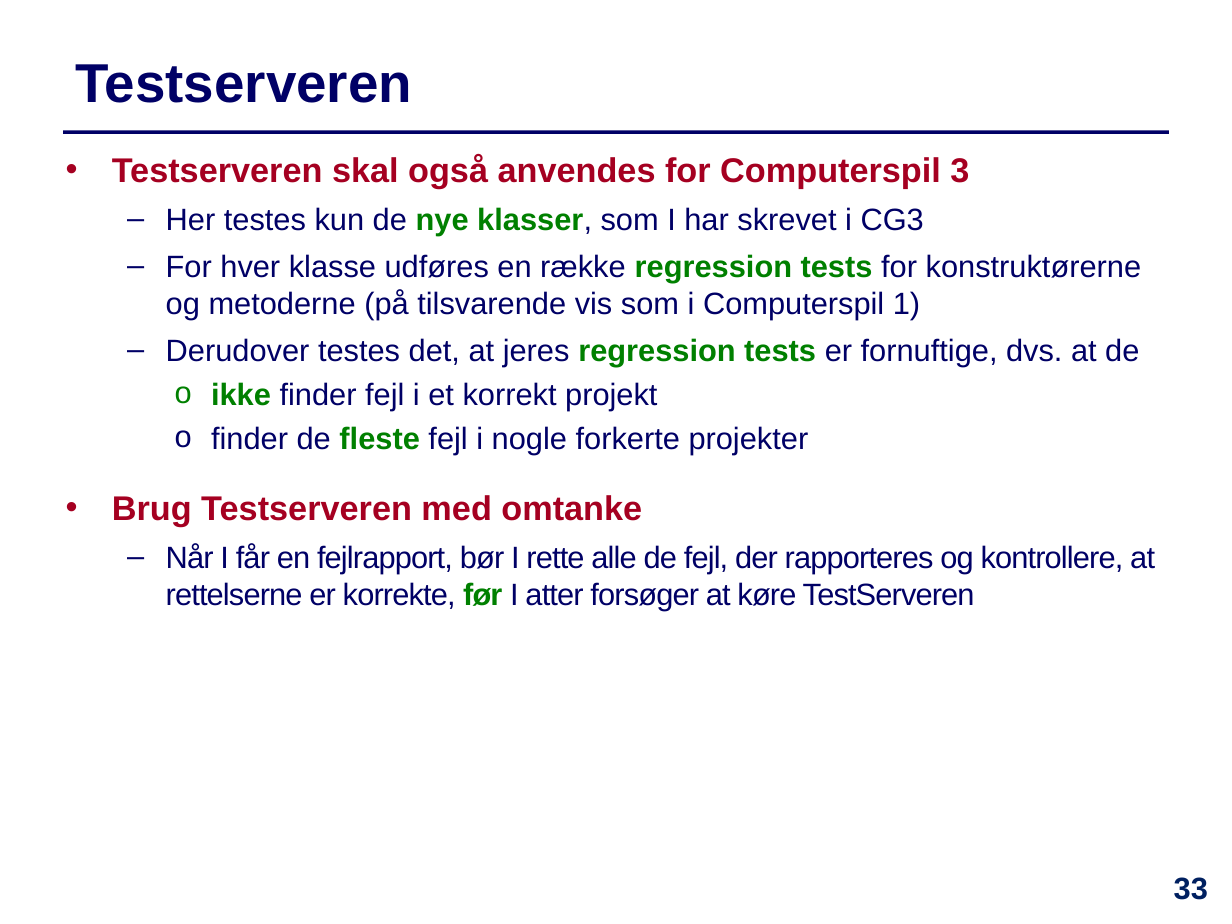
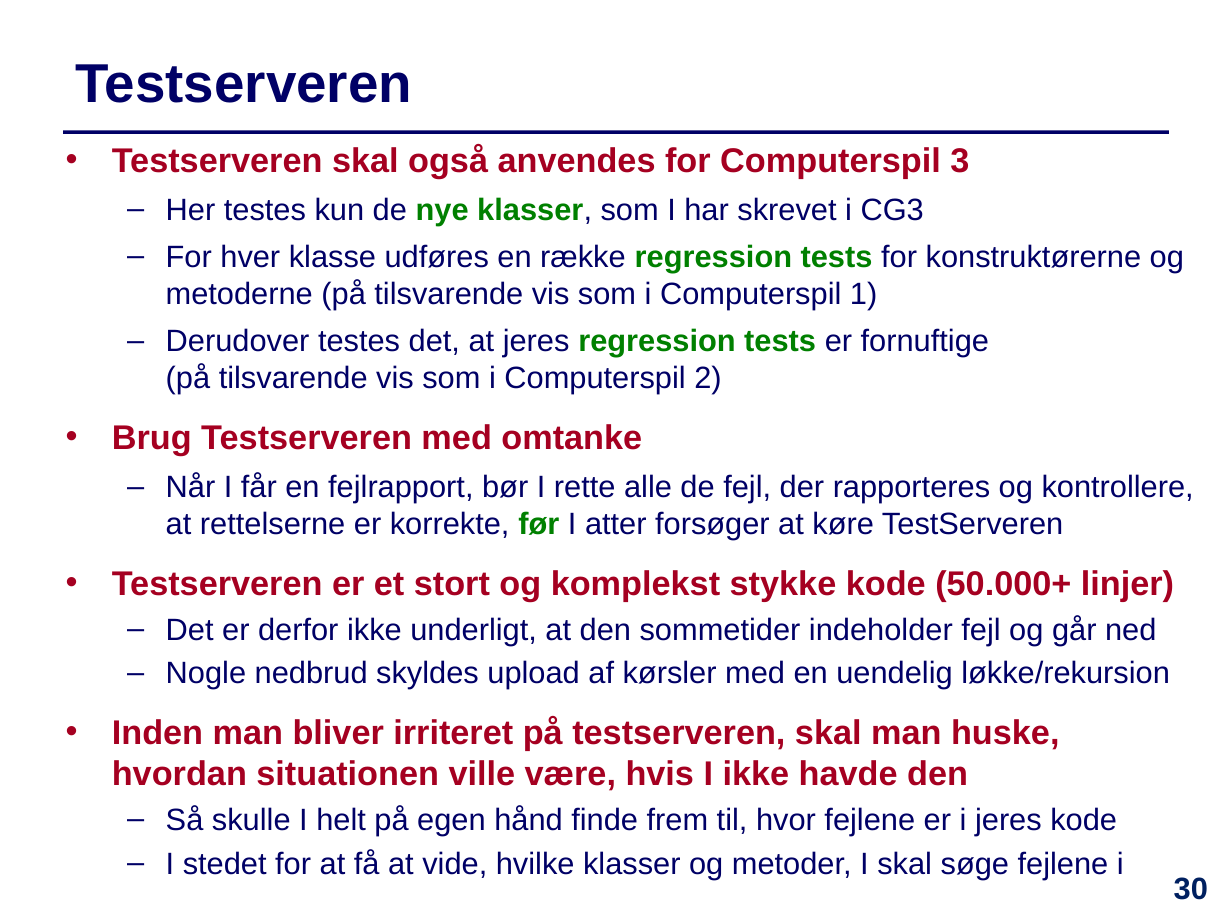
Before and after one commit to IntProgAU/Materiale, a slide deck: slide 30 of web/e22/uge_13/Slides-Uge13.pptx (slide 33 before the commit). Drawn at 1232x924 pixels with LibreOffice and Linux fonts; fonts in the diff are those of the drawing. Boxes give left, top, right and bottom in pixels: in the first picture for what was removed or moved away, otherwise in the second. Text is boxed around its words. In the diff, an @@ line names an element or a change of style, - is before the commit and + after.

```diff
--- a/web/e22/uge_13/Slides-Uge13.pptx
+++ b/web/e22/uge_13/Slides-Uge13.pptx
@@ text "Testserveren skal også anvendes for ...": place and size @@
-text "Testserveren skal også anvendes for ..." at (112,154,1155,610)
+text "Testserveren skal også anvendes for ..." at (112,144,1194,879)
@@ text at (166,328,989,394): text changed @@
-  – Derudover testes det, at jeres regression tests er fornuftige, dvs. at de
-  o ikke finder fejl i et korrekt projekt
-  o finder de fleste fejl i nogle forkerte projekter
+  – Derudover testes det, at jeres regression tests er fornuftige
+    (på tilsvarende vis som i Computerspil 2)
@@ text at (112,424,1194,540): letter spacing -0.5 to 0 pt in "Når I får en fejlrapport, bør I ..."; less space between paragraphs @@
@@ text at (112,570,1174,879): paragraphs added @@
+  • Testserveren er et stort og komplekst stykke kode (50.000+ linjer)
+  – Det er derfor ikke underligt, at den sommetider indeholder fejl og går ned
+  – Nogle nedbrud skyldes upload af kørsler med en uendelig løkke/rekursion
+  • Inden man bliver irriteret på testserveren, skal man huske, hvordan situationen ville være, hvis I ikke havde den
+  – Så skulle I helt på egen hånd finde frem til, hvor fejlene er i jeres kode
+  – I stedet for at få at vide, hvilke klasser og metoder, I skal søge fejlene i
@@ page number at (1174,877,1208,900): text changed @@
-33
+30
```
Also in this commit, not shown: 14 other slides changed, 2 slides removed, 3 other files.
